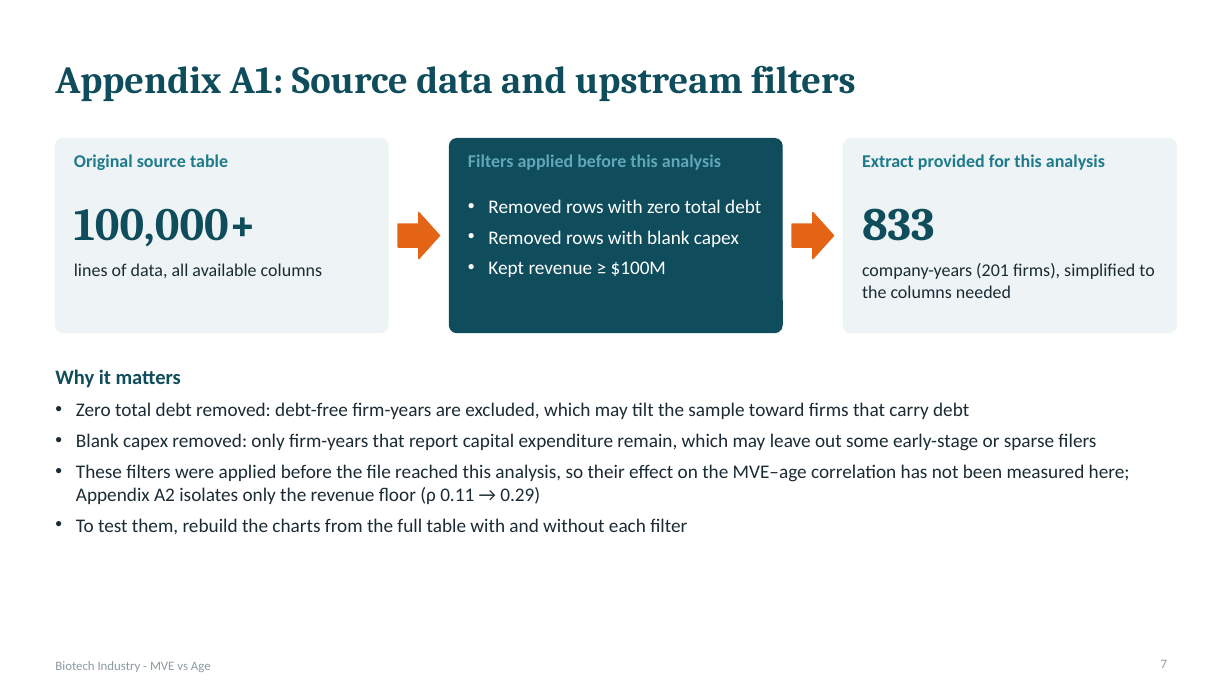
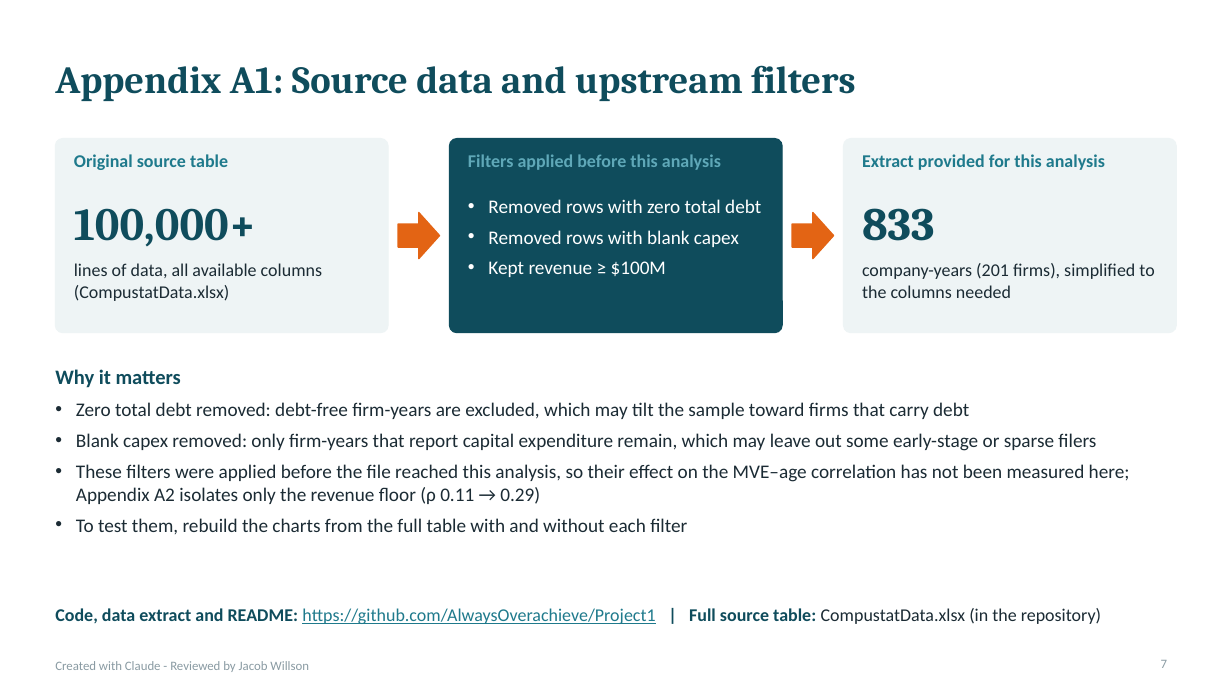
Before and after one commit to AlwaysOverachieve/Project1, a slide deck: slide 7 of out/Biotech_MVE_vs_Age.pptx. Drawn at 1232x693 pixels with LibreOffice and Linux fonts; fonts in the diff are those of the drawing. Boxes give left, top, right and bottom in pixels: in the first picture for what was removed or moved away, otherwise in the second. Text is boxed around its words. In the diff, an @@ line names an element or a change of style, - is before the commit and + after.

```diff
--- a/out/Biotech_MVE_vs_Age.pptx
+++ b/out/Biotech_MVE_vs_Age.pptx
@@ text at <box>74,263,322,301</box>: text changed @@
-lines of data, all available columns
+lines of data, all available columns (CompustatData.xlsx)
@@ text added at <box>55,608,1101,624</box>, 14 pt, text #1F7A8C @@
+Code, data extract and README: https://github.com/AlwaysOverachieve/Project1 | Full source table: CompustatData.xlsx (in the repository)
@@ text removed at <box>55,661,211,672</box> @@
-Biotech Industry - MVE vs Age
@@ text added at <box>55,661,309,672</box>, 10 pt, text #8A9BA3 @@
+Created with Claude - Reviewed by Jacob Willson
```
Also in this commit, not shown: 9 other slides changed, 2 other files.
